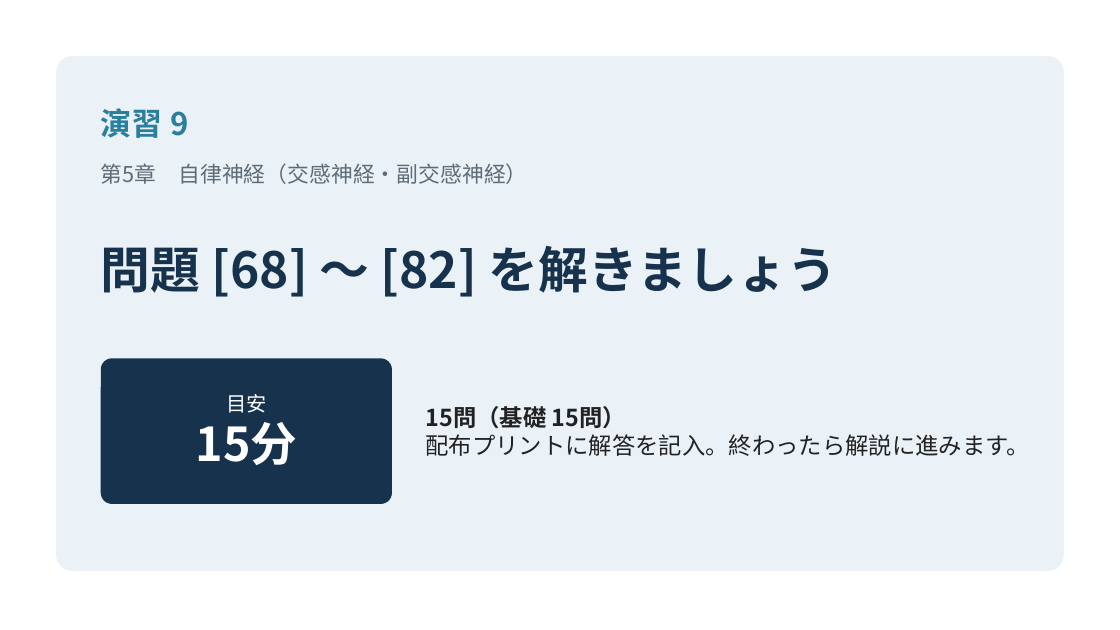
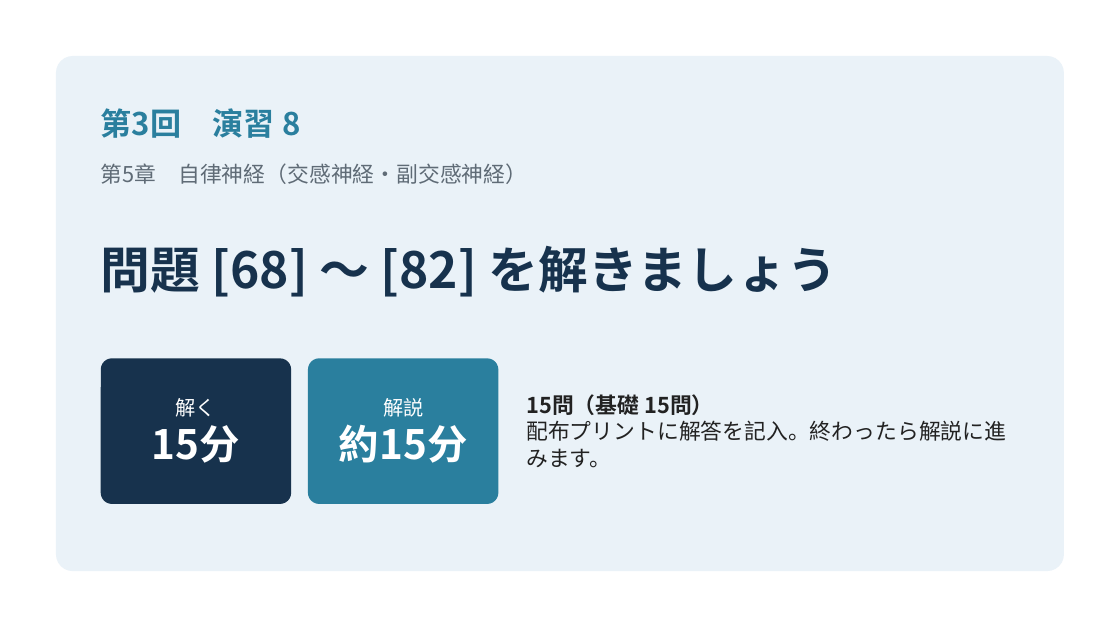
Before and after one commit to snowlife0211-pixel/bookish-fishstick, a slide deck: slide 167 of materials/神経系 総合演習_解説（統合版）.pptx (slide 165 before the commit). Drawn at 1120x630 pixels with LibreOffice and Linux fonts; fonts in the diff are those of the drawing. Boxes give left, top, right and bottom in pixels: in the first picture for what was removed or moved away, otherwise in the second. Text is boxed around its words. In the diff, an @@ line names an element or a change of style, - is before the commit and + after.

```diff
--- a/materials/神経系 総合演習_解説（統合版）.pptx
+++ b/materials/神経系 総合演習_解説（統合版）.pptx
@@ text at [101, 108, 300, 138]: text changed @@
-演習 9
+第3回 演習 8
@@ rounded rectangle: place and size @@
-rounded rectangle at [101, 358, 392, 504]
+rounded rectangle at [101, 358, 291, 504]
@@ rounded rectangle added at [308, 358, 498, 504], fill #2A7F9E @@
@@ text "15問（基礎 15問）": place and size @@
-text "15問（基礎 15問）" at [426, 406, 1030, 456]
+text "15問（基礎 15問）" at [526, 394, 1006, 468]
@@ text "15問（基礎 15問）" at [526, 394, 1006, 468]: size 15 to 14 pt @@
@@ text at [176, 398, 216, 417]: text changed @@
-目安
+解く
@@ text added at [339, 398, 468, 463], 26 pt, text #FFFFFF, bold @@
+解説
+約15分
@@ text at [152, 425, 240, 463]: size 30 to 26 pt in "15分" @@
```
Also in this commit, not shown: 10 other slides changed, 3 slides added, 1 slide removed, 6 other files.
